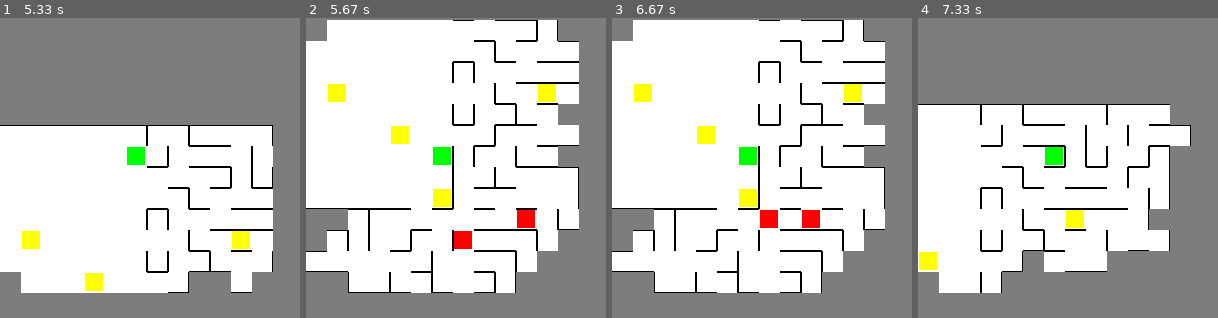
Above: before the commit, frames 1-4 (left to right).
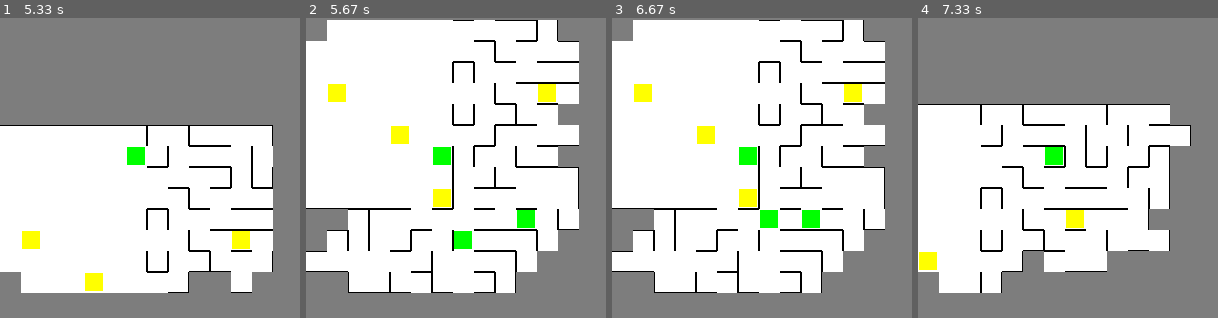
Above: after the commit, the same moments.

Repository: MartinRB45534/Escape
Game: pygame game, started from testsouris.py
Same seed, same stepped clock (60 frames per second), same inputs: the game is played once before the commit and once after it.
Inputs (mouse positions are % of the whole screen's width and height, from its top left):
- Up to frame 1 (5.33 s): click (17, 6) at 3.53 s; tap Space at 3.8 s; hold Up 4.13-4.6 s; hold Right 4.63-5.27 s; hold Down from 5.3 s (still down)
- Up to frame 2 (5.67 s): keep holding Down
- Up to frame 3 (6.67 s): release Down at 5.67 s; hold Left 5.7-6.17 s; hold Right from 6.2 s (still down)
- Up to frame 4 (7.33 s): release Right at 6.67 s; hold Up 6.7-7 s; hold Right from 7.03 s (still down)
The pictures show only the part of the screen within x 0-50%, y 22-72%; the shares and areas given below are measured in that part.

Frame 1 is identical in both runs. In frame 2, 0.7% of the frame differs, in the area x 49-77%, y 64-77%; in frame 3, 0.7%; in frame 4, nothing differs.

Commit message:
Optimisation de l'actualisation de la vue de la meute

Diff:
--- a/Meute.py
+++ b/Meute.py
@@ -2,10 +2,16 @@
 from Resolveur import *
 
 class Meute:
-    def __init__(self,largeur_lab,hauteur_lab):
+    def __init__(self,largeur_lab,hauteur_lab,id_meute,nb_monstres,vues_bases,positions_vues_bases):
         self.largeur_lab=largeur_lab
         self.hauteur_lab=hauteur_lab
+
         self.vue_globale=[[Case(0,0) for i in range(hauteur_lab)]for j in range(largeur_lab)]
+        self.ini_vue_globale(vues_bases,positions_vues_bases)
+
+        self.positions_precedentes=[[0,0] for i in range(0,nb_monstres)]
+        self.id_meute=id_meute
+        self.compteur=0
 
 
     def actualisation_vues(self,vues,positions_vues):
@@ -22,6 +28,29 @@
 
         return self.vue_globale
 
+    def ini_vue_globale(self,vues_bases,positions_vues_bases):
+        """
+        Fonction qui initialise la vue globale
+        Entrées:
+            -les vues des monstres en l'instant 0
+            -les positions des vues des monstres
+        """
+        for i in range(0,len(vues_bases)):
+            self.copie_vue(vues_bases[i],positions_vues_bases[i])
+
+    def copie_vue(self,vue,position_vue):
+        """
+        Fonction qui copie une vue dans la vue globale
+        Entrées:
+            -la position de la vue
+            -la vue a copier
+        """
+        for x in range(0,len(vue)):
+            for y in range(0,len(vue[0])):
+                x_mat=x+position_vue[0]
+                y_mat=y+position_vue[1]
+                if (x_mat>=0 and x_mat<self.largeur_lab) and (y_mat>=0 and y_mat<self.hauteur_lab):
+                    self.vue_globale[x_mat][y_mat]=vue[x][y]
     def actualisation_vue_globale(self,vues,positions_vues):
         """
         Fonction qui actualise la vue globale
@@ -31,21 +60,130 @@
         Sorties:
             Rien
         """
-        self.vue_globale=[[Case(0,0) for i in range(self.hauteur_lab)]for j in range(self.largeur_lab)]
+        #self.vue_globale=[[Case(0,0) for i in range(self.hauteur_lab)]for j in range(self.largeur_lab)]
+
         for i in range(0,len(vues)):
-            self.copie_vue(vues[i],positions_vues[i])
+            """if self.positions_precedentes[i]!=positions_vues[i]:
+                print("position vue")
+                print(positions_vues[i])
+                print("coin bas droite")
+                print(positions_vues[i][0]+len(vues[i]),positions_vues[i][1]+len(vues[i][0]))
+
+                for y in range(0,len(vues[i][0])):
+                    for x in range(0,len(vues[i])):
+                        if vues[i][x][y]!=None:
+                            print("  "+str(x+positions_vues[i][0])+" "+str(y+positions_vues[i][1]), end ='')
+                    print()"""
+            self.actualiser_vue(vues[i],positions_vues[i],self.positions_precedentes[i],positions_vues,vues)
+
+        """ligne=False
+        if self.compteur==20:
+            print("vue globale")
+            for y in range(0,len(self.vue_globale[0])):
+                for x in range(0,len(self.vue_globale)):
+                    if self.vue_globale[x][y].nb_murs_pleins()!=4:
+                        print("  "+str(x)+" "+str(y), end ='')
+                        ligne=True
+                if ligne:
+                    print()
+                    ligne=False
+            self.compteur=0
+        else:
+            self.compteur+=1"""
+        self.positions_precedentes=positions_vues
 
 
-    def copie_vue(self,vue,position_vue):
+    def actualiser_vue(self,vue,position_vue,position_anterieure,positions_vues,vues):
         """
-        Fonction qui copie une vue sur la vue globale
+        Fonction qui actualise une vue sur la vue globale
         Entrées:
             -la vue a copier
             -la position de la vue sur le labyrinthe
+            -la position précédente de la vue
+            -les positions des vues
+            -les vues
         Sorties:
             Rien
         """
-        for x in range(0,len(vue)):
-            for y in range(0,len(vue[0])):
-                if x+position_vue[0] < self.largeur_lab and y+position_vue[1] < self.hauteur_lab and x+position_vue[0] >= 0 and y+position_vue[1] >= 0:
-                    self.vue_globale[x+position_vue[0]][y+position_vue[1]]=vue[x][y]
+        if position_vue!=position_anterieure:
+            largeurs_vues=[len(vues[i]) for i in range(0,len(vues))]
+            hauteurs_vues=[len(vues[i][0]) for i in range(0,len(vues))]
+
+            largeur_vue=len(vue)
+            hauteur_vue=len(vue[0])
+
+            if position_vue[0]<position_anterieure[0]:
+                for y in range(0,hauteur_vue):
+                    if self.coords_valides([position_vue[0],position_vue[1]+y]) and vue[0][y]!=None:
+                        self.vue_globale[position_vue[0]][position_vue[1]+y]=vue[0][y]
+                    self.clear_case([position_anterieure[0]+largeur_vue,position_vue[1]+y],positions_vues,largeurs_vues,hauteurs_vues)
+                #print("ajout colonne gauche + del colonne droite")
+                #print(position_vue[0],position_anterieure[0]+largeur_vue)
+
+            elif position_vue[0]>position_anterieure[0]:
+                for y in range(0,hauteur_vue):
+                    if self.coords_valides([position_vue[0]+largeur_vue-1,position_vue[1]+y])and vue[largeur_vue-1][y]!=None:
+                        self.vue_globale[position_vue[0]+largeur_vue-1][position_vue[1]+y]=vue[largeur_vue-1][y]
+                    self.clear_case([position_anterieure[0],position_vue[1]+y],positions_vues,largeurs_vues,hauteurs_vues)
+                #print("ajout colonne droite + del colonne gauche")
+                #print(position_vue[0]+largeur_vue,position_anterieure[0])
+
+            elif position_vue[1]<position_anterieure[1]:
+                for x in range(0,largeur_vue):
+                    if self.coords_valides([position_vue[0]+x,position_vue[1]])and vue[x][0]!=None:
+                        self.vue_globale[position_vue[0]+x][position_vue[1]]=vue[x][0]
+                    self.clear_case([position_vue[0]+x,position_anterieure[1]+hauteur_vue],positions_vues,largeurs_vues,hauteurs_vues)
+                #print("ajout ligne gauche + del ligne droite")
+                #print(position_vue[1],position_anterieure[1]+hauteur_vue)
+            else:
+                for x in range(0,largeur_vue):
+                    if self.coords_valides([position_vue[0]+x,position_vue[1]+hauteur_vue-1])and vue[x][hauteur_vue-1]!=None:
+                        self.vue_globale[position_vue[0]+x][position_vue[1]+hauteur_vue-1]=vue[x][hauteur_vue-1]
+                    self.clear_case([position_vue[0]+x,position_anterieure[1]],positions_vues,largeurs_vues,hauteurs_vues)
+                #print("ajout ligne droite + del ligne gauche")
+                #print(position_vue[1]+hauteur_vue,position_anterieure[1])
+
+    def coords_valides(self,position_mat):
+        """
+        Fonction qui indique si les coords sont valides
+        Entrées:
+            -la position des coords dans la matrice
+            -la largeur de la vue
+            -la hauteur de la vue
+        Sorties:
+            -un booléen
+        """
+        valide_mat= (position_mat[0]>=0 and position_mat[0]<self.largeur_lab) and (position_mat[1]>=0 and position_mat[1]<self.hauteur_lab)
+
+        return valide_mat
+    def clear_case(self,position,positions_vues,largeurs,hauteurs):
+        """
+        Fonction qui efface la case si nécessaire
+        Entrées:
+            -la position de la case
+            -les positions des vues
+            -les largeurs des vues
+            -les hauteurs des vues
+        Sortie:
+            Rien
+        """
+        if not(self.appartient_vue(position,positions_vues,largeurs,hauteurs)) and self.coords_valides(position):
+            self.vue_globale[position[0]][position[1]]=Case(0,0)
+
+    def appartient_vue(self,position,positions_vues,largeurs,hauteurs):
+        """
+        Fonction qui détermine si la position est dans une vue
+        Entrées:
+            -la position de la case
+            -les positions des vues
+            -les largeurs des vues
+            -les hauteurs des vues
+        Sortie:
+            -booléen indiquant si la position appartient a une vue
+        """
+        appartient_a_une_vue=False
+        i=0
+        while i<len(positions_vues) and not(appartient_a_une_vue):
+            appartient_a_une_vue=(position[0]>=positions_vues[i][0] and position[0]<=positions_vues[i][0]+largeurs[i])and (position[1]>=positions_vues[i][1] and position[1]<=positions_vues[i][1]+hauteurs[i])
+            i+=1
+        return appartient_a_une_vue
--- a/Niveau.py
+++ b/Niveau.py
@@ -74,7 +74,7 @@
             self.hp_joueur = 100
             self.vitesse_joueur=3
 
-            self.vitesse_montres=1
+            self.vitesse_montres=20
 
             inventaire_joueur = Inventaire()
 
@@ -83,7 +83,7 @@
             self.poids=[6,2,1,2]
 
             #salle pour exp monstres
-            self.salles.append(Patern((0,0),5,5,self.LARGEUR_CASE,self.LARGEUR_MUR,mode_minimap,[[4,3]]))
+            self.salles.append(Patern((0,0),20,20,self.LARGEUR_CASE,self.LARGEUR_MUR,mode_minimap,[[4,3]]))
 
             #génération du labyrinthe
             self.lab=Labyrinthe(self.CASES_X,self.CASES_Y,self.CASES_X-1,self.CASES_Y-1,self.LARGEUR_CASE,self.LARGEUR_MUR,self.poids,self.salles,mode_minimap)
@@ -101,7 +101,7 @@
             #entitées
             self.joueur=Joueur(inventaire_joueur,self.hp_joueur,self.force_joueur,self.vitesse_joueur,2,self.zoom_largeur,self.zoom_hauteur)
 
-            self.monstres=[Fatti([5,10],10,10,100,5,self.vitesse_montres,1,5,(0,0,100))]#,Fatti([10,10],10,10,100,5,1,5,(0,0,100))]
+            self.monstres=[Fatti([4,4],10,10,100,5,self.vitesse_montres,1,5,(0,0,100))]#,Fatti([10,10],10,10,100,5,1,5,(0,0,100))]
             self.entitees=[self.joueur,Clee((3,3),"goodooKey")]
 
         elif niveau == 1:
@@ -310,7 +310,7 @@
             potions_vue=[Potion_de_vision((35,26),self.joueur),Potion_de_vision((27,38),self.joueur),Potion_de_vision((21,19),self.joueur),Potion_de_visibilite_permanente((8,7),self.joueur)]
             potions_combat=[Potion_de_force((i,j),self.joueur)for j in range(5,45,10) for i in range(5,45,10)] + [Potion_de_portee((i,j),self.joueur)for j in range (10,40,10) for i in range (10,40,10)] + [Potion_de_soin((20,20),self.joueur),Potion_de_portee_permanente((2,2),self.joueur)]
             potions=potions_vue+potions_combat
-            self.monstres=spawn_aleatoire(Fatti,10,10,100,10,self.vitesse_montres,1,((10,10),(30,30)),0.1,5,0)
+            self.monstres=spawn_aleatoire(Fatti,10,10,100,10,self.vitesse_montres,1,((10,10),(30,30)),0.1,5,0,(0,255,0))
             self.entitees=[self.joueur]+potions
 
 
@@ -320,6 +320,8 @@
         for i in range(0,len(self.monstres)):
             self.entitees.append(self.monstres[i])
 
+        #generation des meutes
+        self.meutes=self.generation_meutes()
         #objet qui traite les collisions
         self.collision=Collision()
 
@@ -346,20 +348,12 @@
         self.redraw()
         #objet qui permet de gérer le temps en pygame
         clock = pygame.time.Clock()
-        #nb de frames que le joueur doit attendre entre chaque action
-        cooldown_joueur=3
-        compteur_j=0
-        #nb de frames que les monstres doivent attendre entre chaque action
-        cooldown_monstres=20
-        compteur_m=0
 
         while run:
             #on cadence à 60 frames/sec
             clock.tick(60)
             self.actualiser_temps()
 
-            """move_j = False
-            move_m=False"""
             #si l'utilisateur décide de mettre fin au programme on sort de la boucle
             for event in pygame.event.get():
                 if event.type==pygame.QUIT:
@@ -369,25 +363,6 @@
                     self.zoom_largeur = event.w//(self.LARGEUR_CASE + self.LARGEUR_MUR)
                     self.zoom_hauteur = event.h//(self.LARGEUR_CASE + self.LARGEUR_MUR)
                     self.redraw()
-            """#partie gérant le joueur
-            if compteur_j==0:
-                compteur_j=cooldown_joueur
-                self.action_joueur()
-
-                vue,position=self.actualiser_vue(self.joueur.getPosition(),self.joueur.largeur_vue,self.joueur.hauteur_vue)
-                self.joueur.actualiser_vue(vue,position)
-
-                self.joueur=self.actualiser_donnee(self.joueur)
-                move_j=self.traitement_action(self.joueur)
-            else:
-                compteur_j-=1
-            #partie gérant les monstres
-            if compteur_m==0:
-                compteur_m=cooldown_monstres
-
-                move_m=self.actions_entitees()
-            else:
-                compteur_m-=1"""
             self.actions_entitees()
 
             #si on détecte un mouvement on redessine l'écran
@@ -402,6 +377,29 @@
                 self.ecran_fin_niveau(self.textLose)
                 run=False
             pygame.display.update()
+    def generation_meutes(self):
+        """
+        Fonction qui génère les meutes
+        Sorties:
+            -les meutes
+        """
+        meutes=[]
+        id_meutes=[0]
+        for monstre in self.monstres:
+            if not(monstre.id_meute in id_meutes):
+                #on génère une nouvelle meute
+                nb_monstres=0
+                id_meute=monstre.id_meute
+                for monstre in self.monstres:
+                    if monstre.id_meute==id_meute:
+                        nb_monstres+=1
+                id_meutes.append(id_meute)
+                #on récupère les données de la vue de la meute
+                vues,positions=self.recuperer_vues_meute(id_meute)
+
+                meutes.append(Meute(self.CASES_X,self.CASES_Y,id_meute,nb_monstres,vues,positions))
+        return meutes
+
     def actualiser_temps(self):
         """
         Fonction qui actualise la variable permettant de mesurer le temps pour
@@ -463,6 +461,7 @@
             if self.horloge_cycle % agissant.getVitesse()==0:
                 if issubclass(type(agissant),Joueur):
                     self.action_joueur()
+
                 agissant=self.actualiser_donnee(agissant)
 
                 agissant.prochaine_action()
@@ -514,13 +513,14 @@
                 agissant.actualiser_vue(vue_entitee,position_vue)
 
         id_meutes=[0]
-        meute=Meute(self.CASES_X,self.CASES_Y)
         for agissant in agissants:
             #on vérifie si on n'as pas déja executée la meute de l'entitée
             if issubclass(type(agissant),Monstre) and not(agissant.id_meute in id_meutes):
                 id_meutes.append(agissant.id_meute)
                 #on récupère les données de la vue de la meute
                 vues,positions=self.recuperer_vues_meute(agissant.id_meute)
+                #on obtient la meute du monstre
+                meute=self.getMeute(agissant.id_meute)
                 #on crée la vue de la meute
                 vue_meute=meute.actualisation_vues(vues,positions)
 
@@ -529,6 +529,19 @@
                     if issubclass(type(agissant_bis),Monstre):
                         if agissant_bis.id_meute==agissant.id_meute:
                             agissant_bis.actualiser_vue(vue_meute,[0,0])
+    def getMeute(self,id_meute):
+        """
+        Fonction qui renvoie la meute correspondant a l'identifiant entrer
+        Entrée:
+            -l'identifiant de la meute
+        Sortie:
+            -la meute qui correspond a l'indentifiant
+        """
+        meute=None
+        for meute_tmp in self.meutes:
+            if meute_tmp.id_meute==id_meute:
+                meute=meute_tmp
+        return meute
     def recuperer_vues_meute(self,identifiant):
         """
         Fonction qui doit renvoyer les vues nécessaires a une meute
